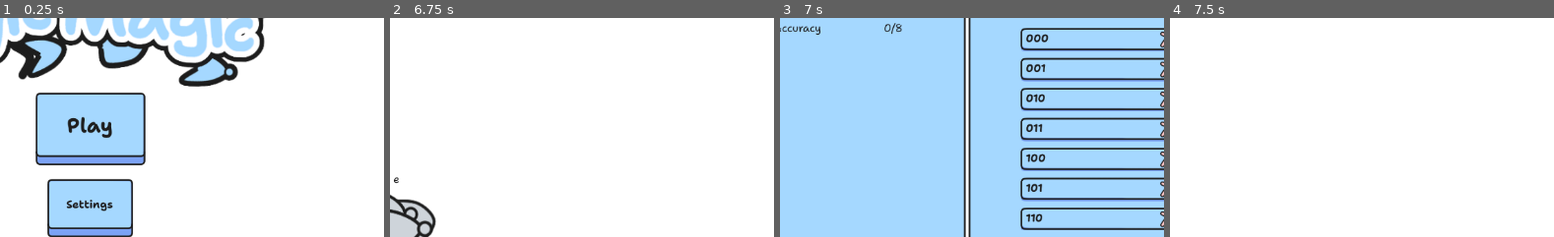
Above: before the commit, frames 1-4 (left to right).
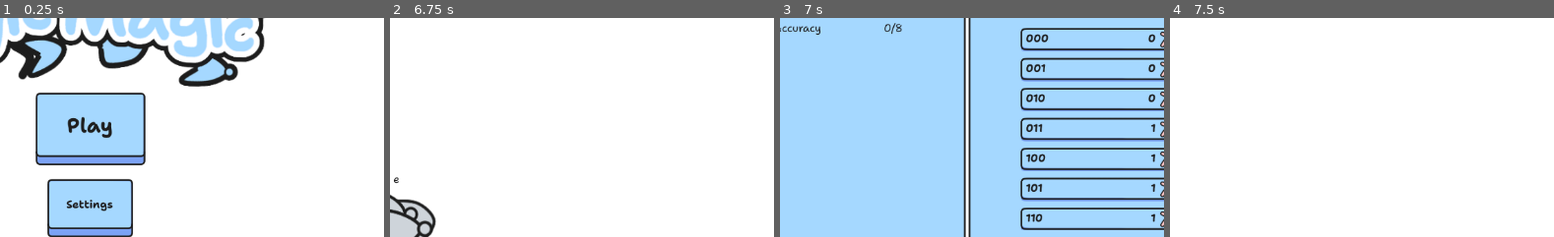
Above: after the commit, the same moments.

Repository: sininen-blue/logic-gate-tesseract
Game: Godot game, scene res://ui/title_page.tscn
Same seed, same stepped clock (60 frames per second), same inputs: the game is played once before the commit and once after it.
Inputs:
- Up to frame 1 (0.25 s): no input
- Up to frame 2 (6.75 s): click "Play" at 0.5 s; click "Play" at 1.25 s; click "Play" at 2 s; click "RUN" at 2.75 s; click "And" at 3.5 s; click "Or" at 4.25 s; click "Xor" at 5 s; click "Nand" at 5.75 s; click "Nor" at 6.5 s
- Up to frame 3 (7 s): no input
- Up to frame 4 (7.5 s): click "Retry" at 7.25 s
The pictures show only the part of the screen within x 38-88%, y 25-75%; the shares and areas given below are measured in that part.

Frames 1-2 are identical in both runs. In frame 3, 0.3% of the frame differs, in the area x 95-98%, y 7-94%; in frame 4, nothing differs.

Commit message:
minor bugfix, made outputs go to table row

Diff:
--- a/ui/truth_table_container.gd
+++ b/ui/truth_table_container.gd
@@ -38,5 +38,6 @@
 func create_row(vars: String, outputs: String, is_correct: bool) -> void:
 	var new_row: Panel = truth_table_row.instantiate()
 	new_row.variables = vars
+	new_row.outputs = outputs
 	new_row.correct = is_correct
 	add_child(new_row)
